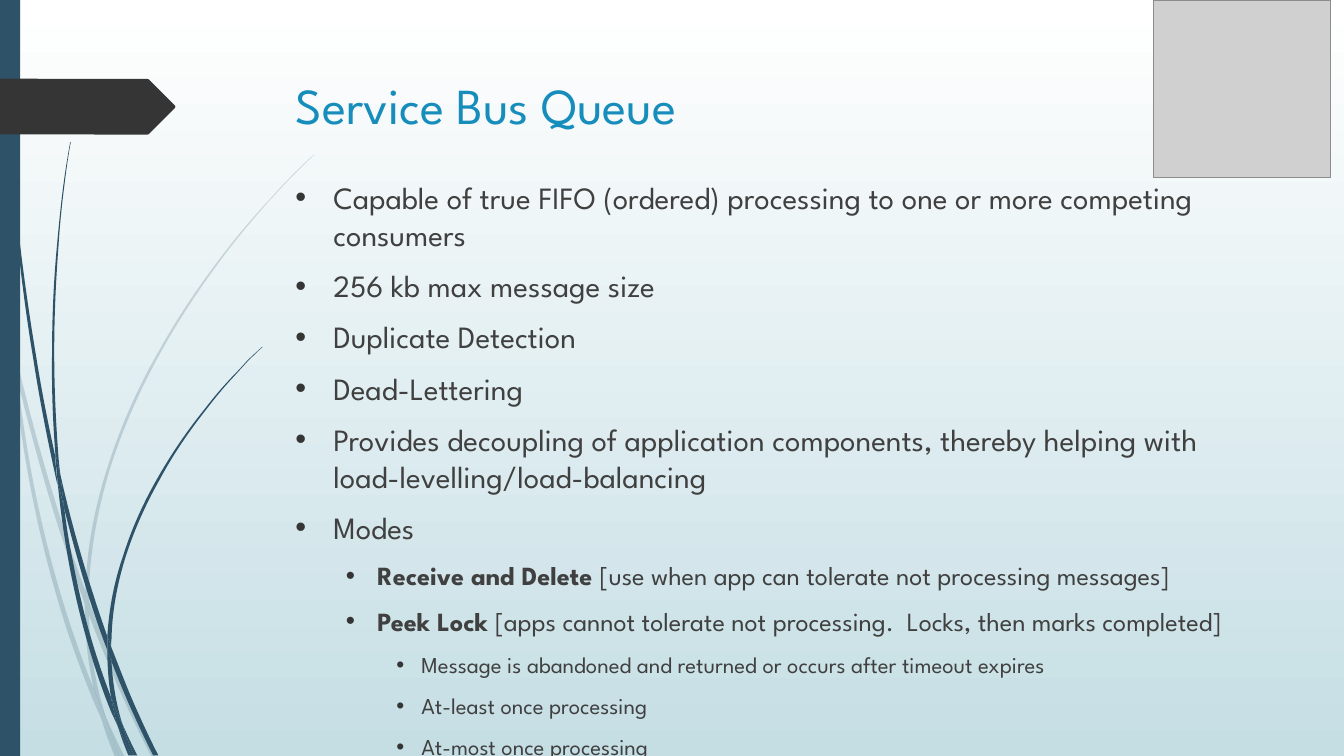
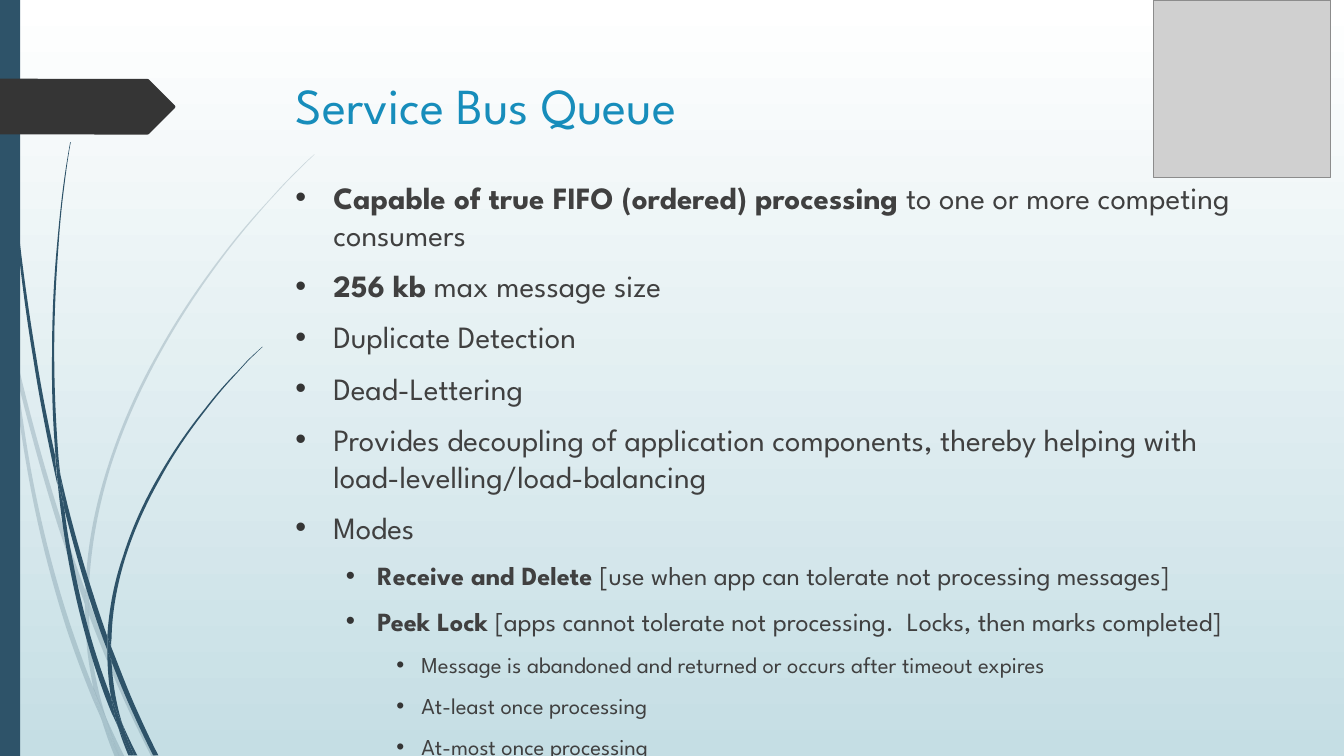
Before and after one commit to blgorman/ServerlessMessagingDemystified, a slide deck: slide 30 of ServerlessMessagingDemystified.pptx. Drawn at 1344x756 pixels with LibreOffice and Linux fonts; fonts in the diff are those of the drawing; grey boxes stand for pictures. Boxes give left, top, right and bottom in pixels: in the first picture for what was removed or moved away, otherwise in the second. Text is boxed around its words. In the diff, an @@ line names an element or a change of style, - is before the commit and + after.

```diff
--- a/ServerlessMessagingDemystified.pptx
+++ b/ServerlessMessagingDemystified.pptx
@@ text at [333,187,1230,304]: bold on in "Capable of true FIFO (ordered) processing", "256 kb" @@
```
Also in this commit, not shown: 10 other slides changed, 3 slides added, 12 other files.
